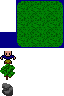
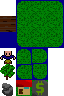
The second 64px x 96px image is a revision of the first. Changes to its layers:
added layer "ground copy #8" above "ground copy #9" over (x1=16, y1=48, x2=32, y2=64)
added layer "ground copy #9" above "ground copy #10" over (x1=32, y1=48, x2=48, y2=64)
added layer "ground copy #10" above "ground copy #11" over (x1=32, y1=64, x2=48, y2=80)
added layer "ground copy #11" above "ground copy #12" over (x1=16, y1=64, x2=32, y2=80)
added layer "ground copy #12" above "ground copy #13" over (x1=16, y1=80, x2=32, y2=96)
added layer "ground copy #13" above "ground" over (x1=32, y1=80, x2=48, y2=96)
painted on "Layer" over (x1=0, y1=16, x2=16, y2=32)
